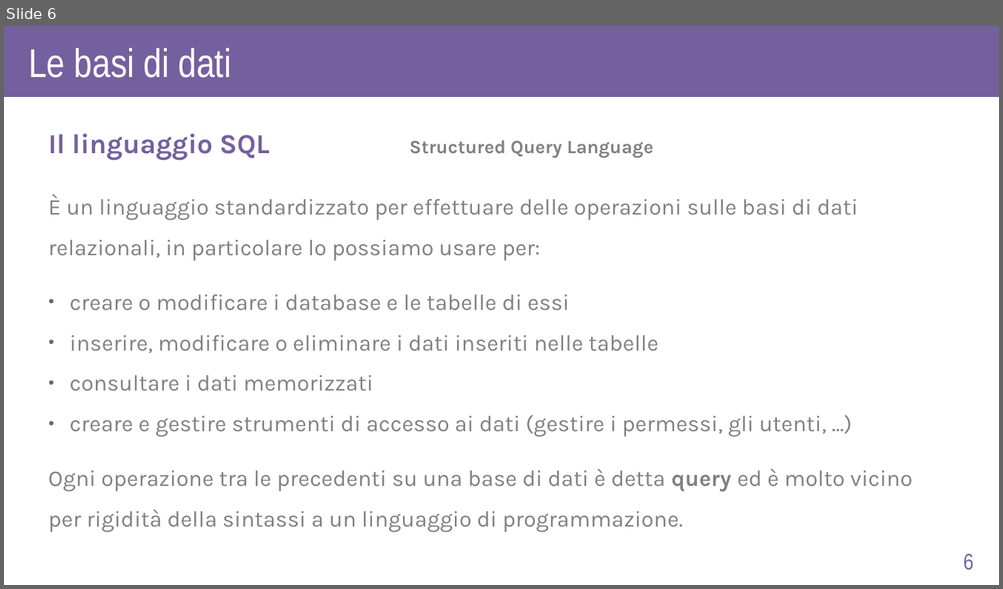
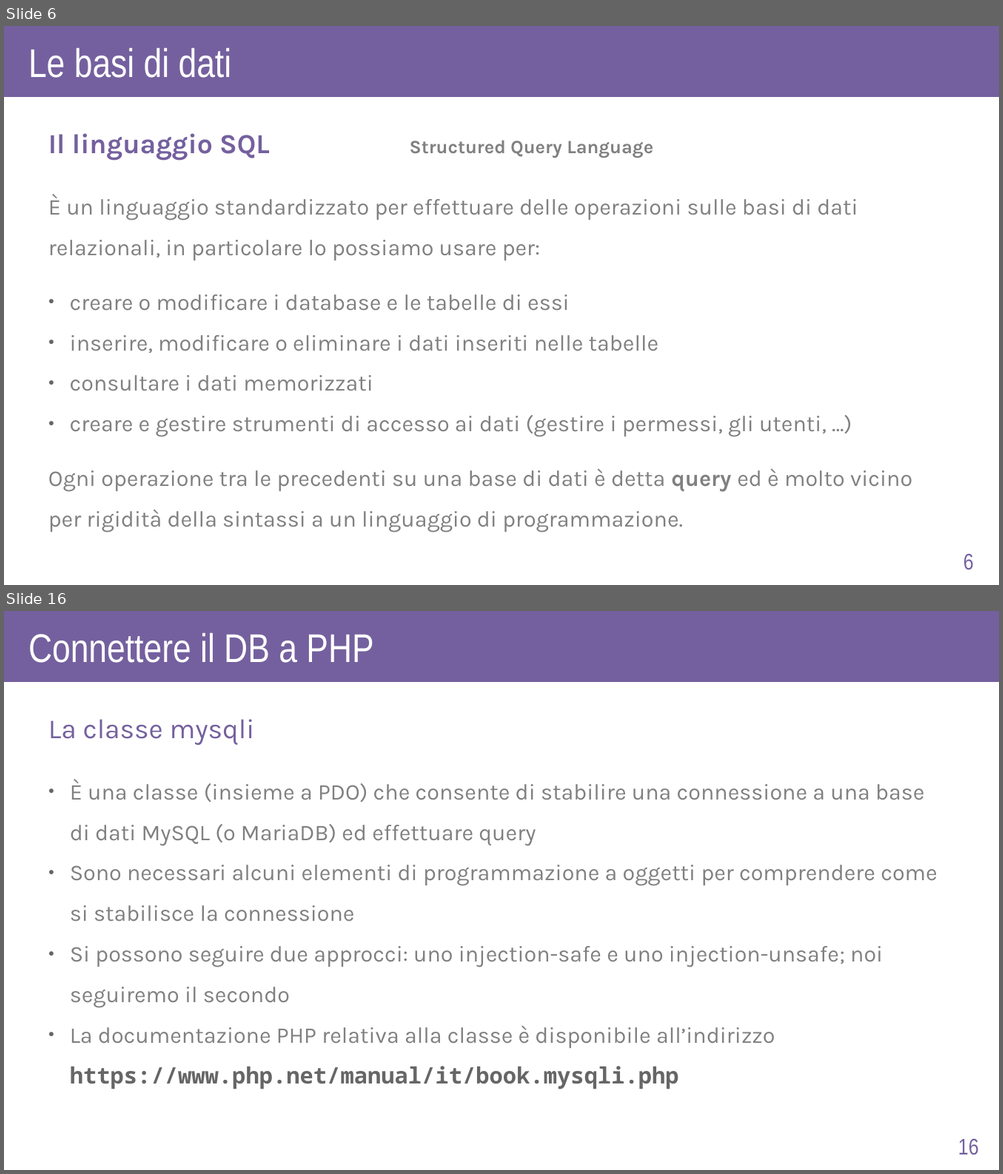
Before and after one commit to AlexF1789/corsoPHP, a slide deck: slide_odp/lez6.odp. Shown one above the other, each under a label of ours: slide 6 before the commit, slides 6 and 16 after it; the slides between them are not shown. The pictures are 1003x589 and 1003x1174 pixels, drawn with LibreOffice and Linux fonts; fonts in the diff are those of the drawing. Boxes give left, top, right and bottom in pixels: in the first picture for what was removed or moved away, otherwise in the second. Text is boxed around its words. In the diff, an @@ line names an element or a change of style, - is before the commit and + after.

```diff
--- a/slide_odp/lez6.odp
+++ b/slide_odp/lez6.odp
@@ slide 16 added at box(4, 611, 999, 1170), background #FFFFFF @@
@@ rectangle added at box(4, 611, 999, 682), fill #74609E @@
@@ text added at box(28, 632, 373, 663), 32 pt, text #FFFFFF @@
+Connettere il DB a PHP
@@ text added at box(48, 719, 255, 745), 22 pt, text #74609E @@
+La classe mysqli
@@ text added at box(70, 780, 936, 1090), 18 pt, text #808080 @@
+● È una classe (insieme a PDO) che consente di stabilire una connessione a una base
+  di dati MySQL (o MariaDB) ed effettuare query
+● Sono necessari alcuni elementi di programmazione a oggetti per comprendere come
+  si stabilisce la connessione
+● Si possono seguire due approcci: uno injection-safe e uno injection-unsafe; noi
+  seguiremo il secondo
+● La documentazione PHP relativa alla classe è disponibile all’indirizzo
+  https://www.php.net/manual/it/book.mysqli.php
@@ page number added at box(958, 1139, 979, 1155), 18 pt, text #74609E @@
+16
```
Also in this commit, not shown: 1 slide changed, 12 other slides added, 2 slides removed.
